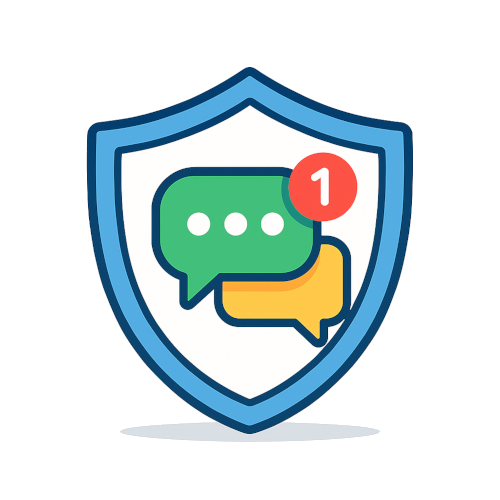
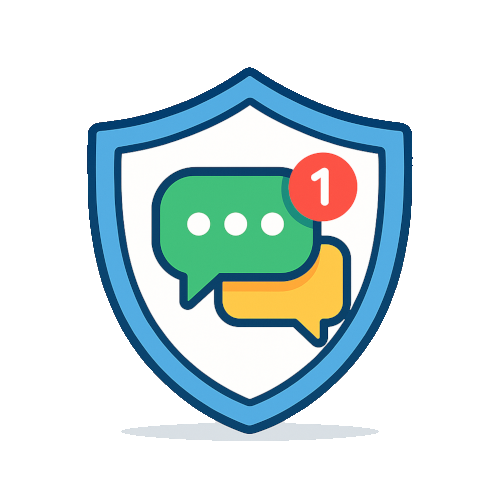
Layered file, before and after one edit (500px x 500px). Changes by layer:
painted on "privacy-shield.png" over (86, 66, 414, 442)
